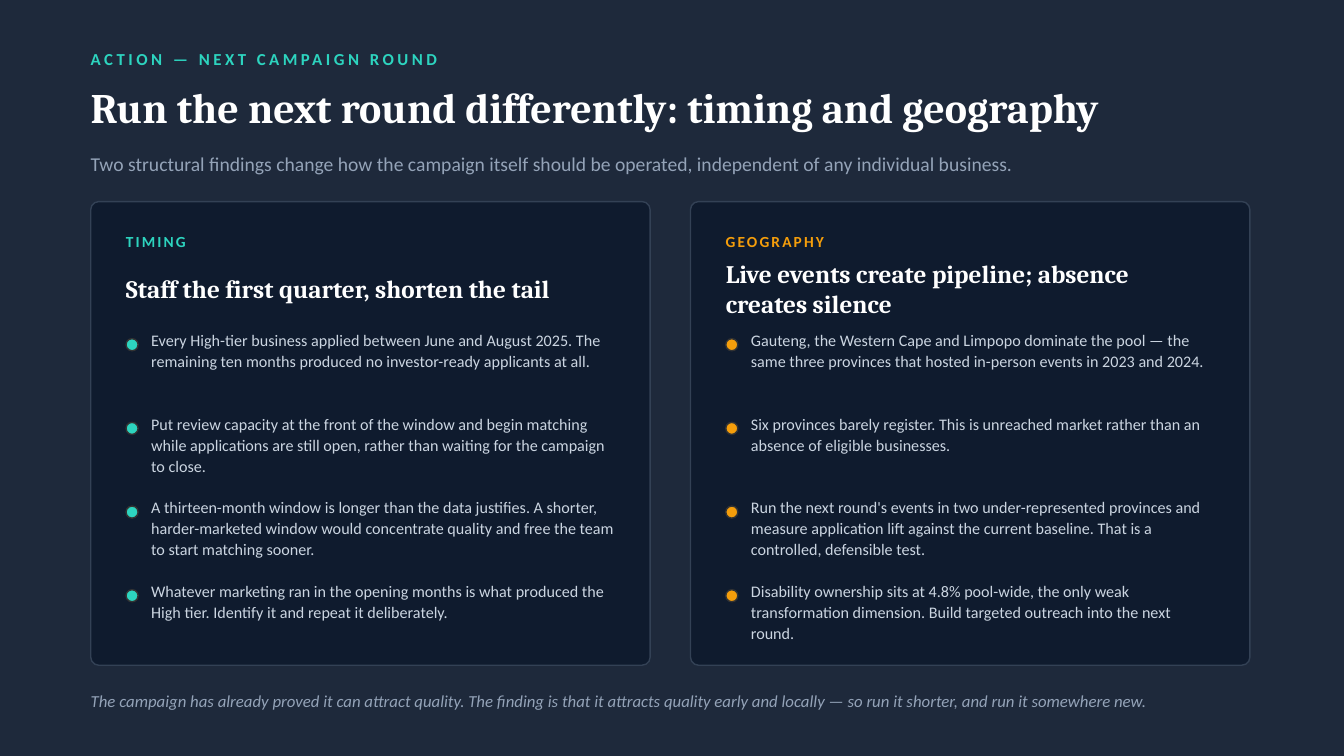
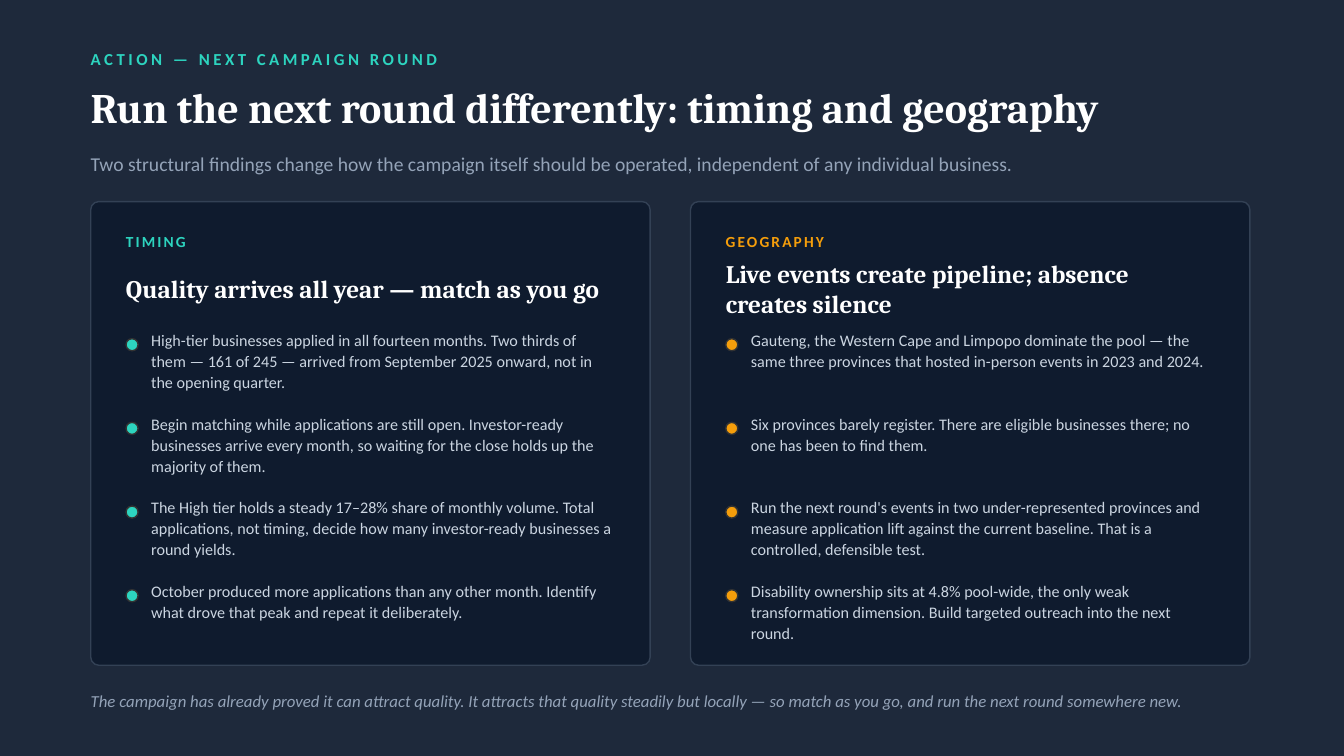
Before and after one commit to MainDevWork/SME_Capital_Funding_Optimization, a slide deck: slide 15 of Documents/Reports/Insights_&_Actionable_Decisions.pptx. Drawn at 1344x756 pixels with LibreOffice and Linux fonts; fonts in the diff are those of the drawing. Boxes give left, top, right and bottom in pixels: in the first picture for what was removed or moved away, otherwise in the second. Text is boxed around its words. In the diff, an @@ line names an element or a change of style, - is before the commit and + after.

```diff
--- a/Documents/Reports/Insights_&_Actionable_Decisions.pptx
+++ b/Documents/Reports/Insights_&_Actionable_Decisions.pptx
@@ text at (126, 280, 599, 304): text changed @@
-Staff the first quarter, shorten the tail
+Quality arrives all year — match as you go
@@ text at (151, 335, 592, 391): text changed @@
-Every High-tier business applied between June and August 2025. The remaining ten months produced no investor-ready applicants at all.
+High-tier businesses applied in all fourteen months. Two thirds of them — 161 of 245 — arrived from September 2025 onward, not in the opening quarter.
@@ text at (151, 419, 594, 475): text changed @@
-Put review capacity at the front of the window and begin matching while applications are still open, rather than waiting for the campaign to close.
+Begin matching while applications are still open. Investor-ready businesses arrive every month, so waiting for the close holds up the majority of them.
@@ text at (751, 419, 1190, 451): text changed @@
-Six provinces barely register. This is unreached market rather than an absence of eligible businesses.
+Six provinces barely register. There are eligible businesses there; no one has been to find them.
@@ text at (151, 502, 611, 558): text changed @@
-A thirteen-month window is longer than the data justifies. A shorter, harder-marketed window would concentrate quality and free the team to start matching sooner.
+The High tier holds a steady 17–28% share of monthly volume. Total applications, not timing, decide how many investor-ready businesses a round yields.
@@ text at (151, 586, 596, 621): text changed @@
-Whatever marketing ran in the opening months is what produced the High tier. Identify it and repeat it deliberately.
+October produced more applications than any other month. Identify what drove that peak and repeat it deliberately.
@@ text at (91, 695, 1182, 710): text changed @@
-The campaign has already proved it can attract quality. The finding is that it attracts quality early and locally — so run it shorter, and run it somewhere new.
+The campaign has already proved it can attract quality. It attracts that quality steadily but locally — so match as you go, and run the next round somewhere new.
```
Also in this commit, not shown: 8 other slides changed, 2 other files.
